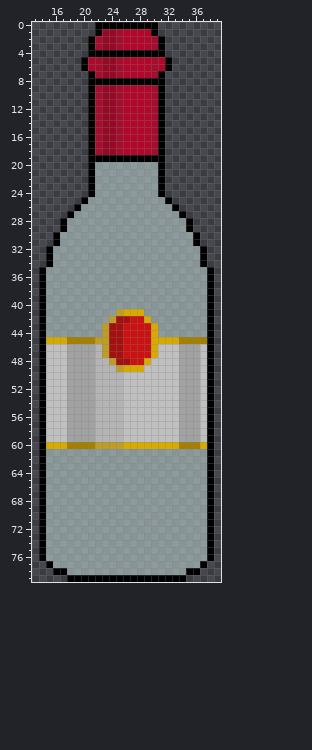
Two versions of one sprite sheet, assets/bottle_of_wine_empty_with_tag.png. The picture above was drawn from the file before the commit.
The file is 50x80 pixels. Shown: x 13..39, y 0..79.
Once edited:
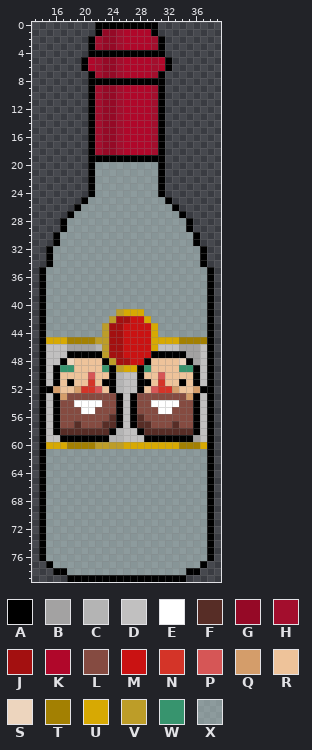
Palette (. is transparent): A #000000  B #a3a2a2  C #b4b4b4  D #c1c0c0  E #ffffff  F #572d26  G #950926  H #a30e2d  J #a31010  K #b0072a  L #854b41  M #ca1212  N #d43428  P #d65656  Q #d49d6a  R #eec39a  S #edd5be  T #a38002  U #d7a903  V #bd9d28  W #37946e  X #daf6f37a
Commit message: better tags
Diff:
The author changed colour B to colour A in row 47 at x 18 to 21 and 34; in row 48 at x 35; in rows 49 to 50 at x 36; in row 51 at x 18, 34 and 36; in rows 53 to 58 at x 36; in row 59 at x 18 to 21 and 34 to 35.
The author changed colour C to colour A in row 47 at x 22; in row 48 at x 23; in rows 49 to 50 at x 24; in row 51 at x 23 to 24; in row 52 at x 24; in rows 53 to 57 at x 25.
The author changed colour C to colour A in row 58 at x 24; in row 59 at x 22 to 23.
The author changed colour D to colour A in row 47 at x 31 to 33; in row 48 at x 17; in row 49 at x 16; in row 50 at x 16 and 28; in row 51 at x 16 and 28 to 29; in row 52 at x 15, 28 and 37.
The author changed colour D to colour A in rows 53 to 57 at x 16 and 27; in row 58 at x 16 and 28; in row 59 at x 17 and 29 to 33.
The author changed colour U to colour A in row 47 at x 30; in row 48 at x 29; in row 49 at x 28.
The author changed colour B to colour E in row 54 at x 19 to 21; in row 55 at x 20 to 21.
The author changed colour C to colour E in row 54 at x 22.
The author changed colour D to colour E in row 54 at x 30 to 33; in row 55 at x 31 to 32.
The author changed colour B to colour F in row 57 at x 19; in row 58 at x 18 to 21 and 34 to 35.
The author changed colour C to colour F in row 56 at x 24; in row 57 at x 23 to 24; in row 58 at x 22 to 23.
The author changed colour D to colour F in row 56 at x 28; in row 57 at x 28 to 29 and 33; in row 58 at x 17 and 29 to 33.
The author changed colour B to colour L in row 53 at x 18 to 21 and 34; in row 54 at x 18 and 34 to 35; in row 55 at x 18 to 19 and 34 to 35; in row 56 at x 18 to 21 and 34 to 35; in row 57 at x 18, 20 to 21 and 34 to 35.
The author changed colour C to colour L in row 53 at x 22 to 24; in row 54 at x 23 to 24; in row 55 at x 22 to 24; in row 56 at x 22 to 23; in row 57 at x 22.
The author changed colour D to colour L in row 53 at x 28 to 33; in row 54 at x 17 and 28 to 29; in row 55 at x 17, 28 to 30 and 33; in row 56 at x 17 and 29 to 33; in row 57 at x 17 and 30 to 32.
The author changed colour B to colour N in row 51 at x 21; in row 52 at x 20 to 21.
The author changed colour D to colour N in row 51 at x 31; in row 52 at x 31 to 32.
The author changed colour B to colour P in row 50 at x 21.
The author changed colour C to colour P in row 52 at x 22.
The author changed colour D to colour P in row 50 at x 31; in row 52 at x 30.
The author changed colour B to colour Q in row 52 at x 19 and 36; in row 53 at x 35.
The author changed colour D to colour Q in row 52 at x 16 and 33; in row 53 at x 17.
The author changed colour B to colour R in rows 48 to 49 at x 19 to 21; in row 50 at x 18 to 20 and 34 to 35; in row 51 at x 19 to 20 and 35; in row 52 at x 18 and 34 to 35.
The author changed colour C to colour R in rows 48 to 49 at x 22; in row 50 at x 22 to 23; in row 51 at x 22; in row 52 at x 23.
The author changed colour D to colour R in rows 48 to 49 at x 30 to 33; in row 50 at x 17, 29 to 30 and 32 to 33; in row 51 at x 17, 30 and 32 to 33; in row 52 at x 17 and 29.
The author changed colour B to colour S in row 48 at x 18 and 34.
The author changed colour B to colour W in row 49 at x 18 and 34 to 35.
The author changed colour C to colour W in row 49 at x 23.
The author changed colour D to colour W in row 49 at x 17 and 29.
Boxes around the changes in both pictures, in picture pixels (x1, y1, x2, y2):
changed: (46, 351, 207, 442)
